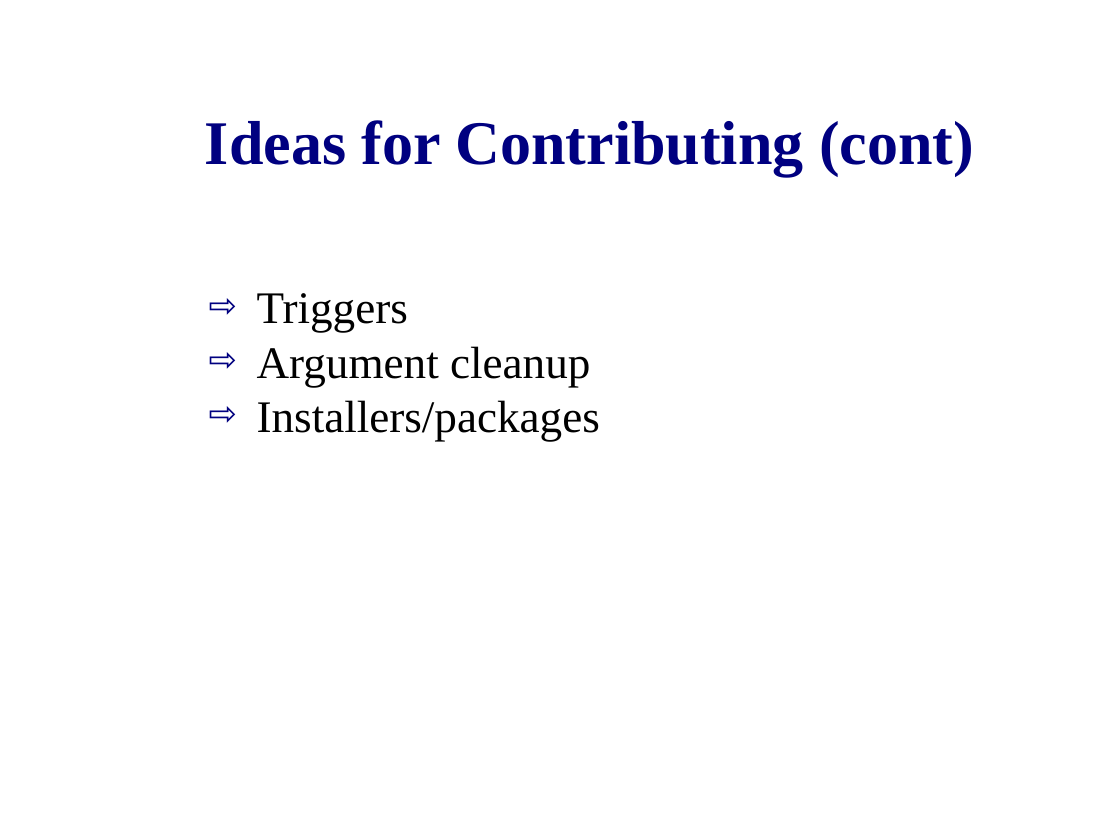
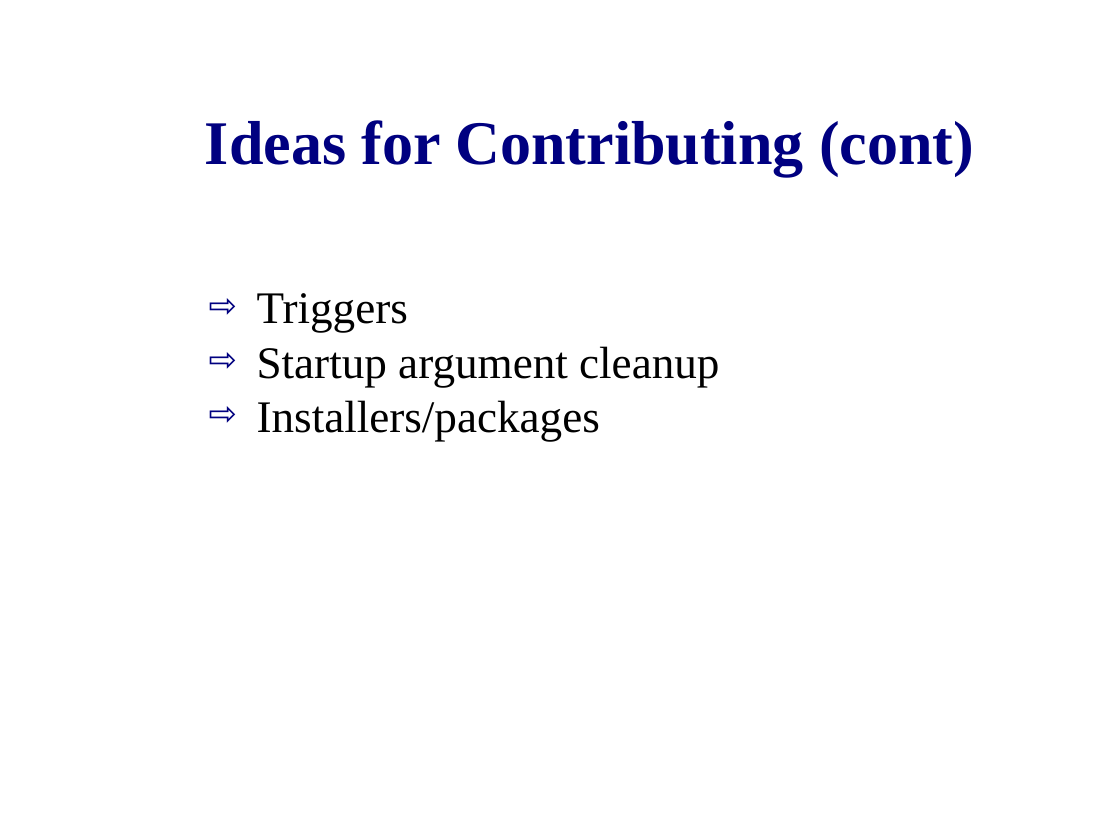
Before and after one commit to zippy1981/TalkMaterials, a slide deck: slide 10 of MongoDC/Tips for Getting Involved as a Contributor.odp. Drawn at 1120x840 pixels with LibreOffice and Linux fonts; fonts in the diff are those of the drawing; background and template pictures are left out. Boxes give left, top, right and bottom in pixels: in the first picture for what was removed or moved away, otherwise in the second. Text is boxed around its words. In the diff, an @@ line names an element or a change of style, - is before the commit and + after.

```diff
--- a/MongoDC/Tips for Getting Involved as a Contributor.odp
+++ b/MongoDC/Tips for Getting Involved as a Contributor.odp
@@ text at [257, 346, 719, 387]: text changed @@
-⇨ Argument cleanup
+⇨ Startup argument cleanup
```
Also in this commit, not shown: 6 other slides changed, 1 slide added.
